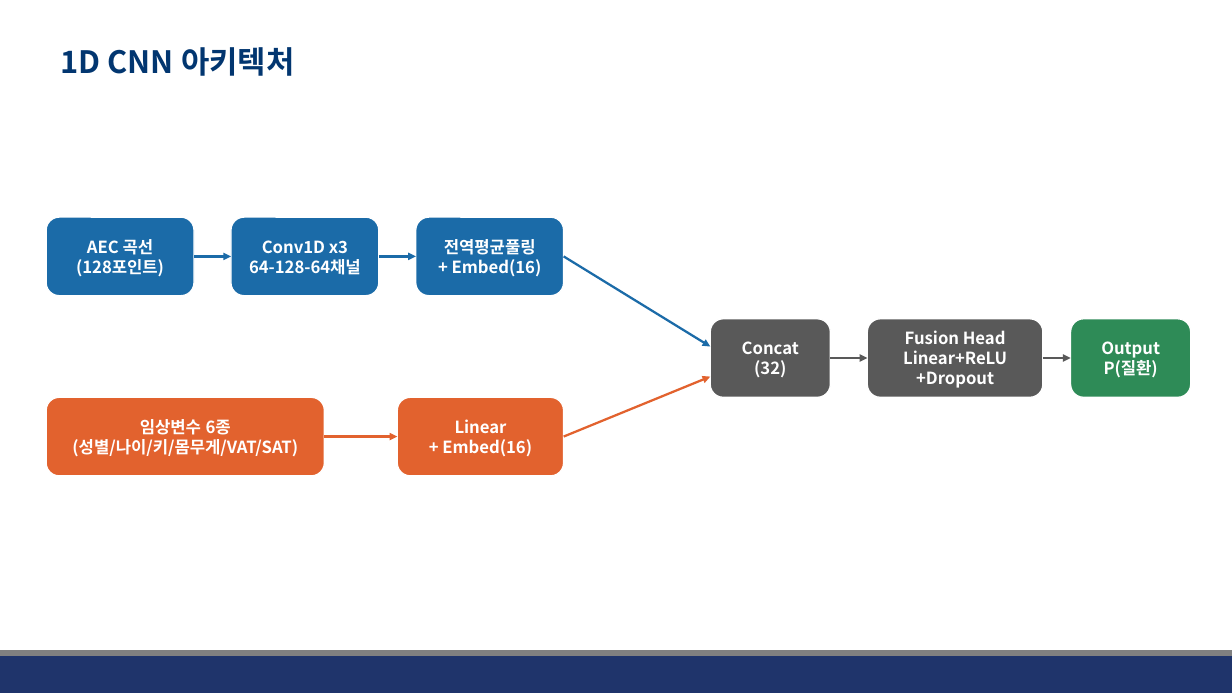
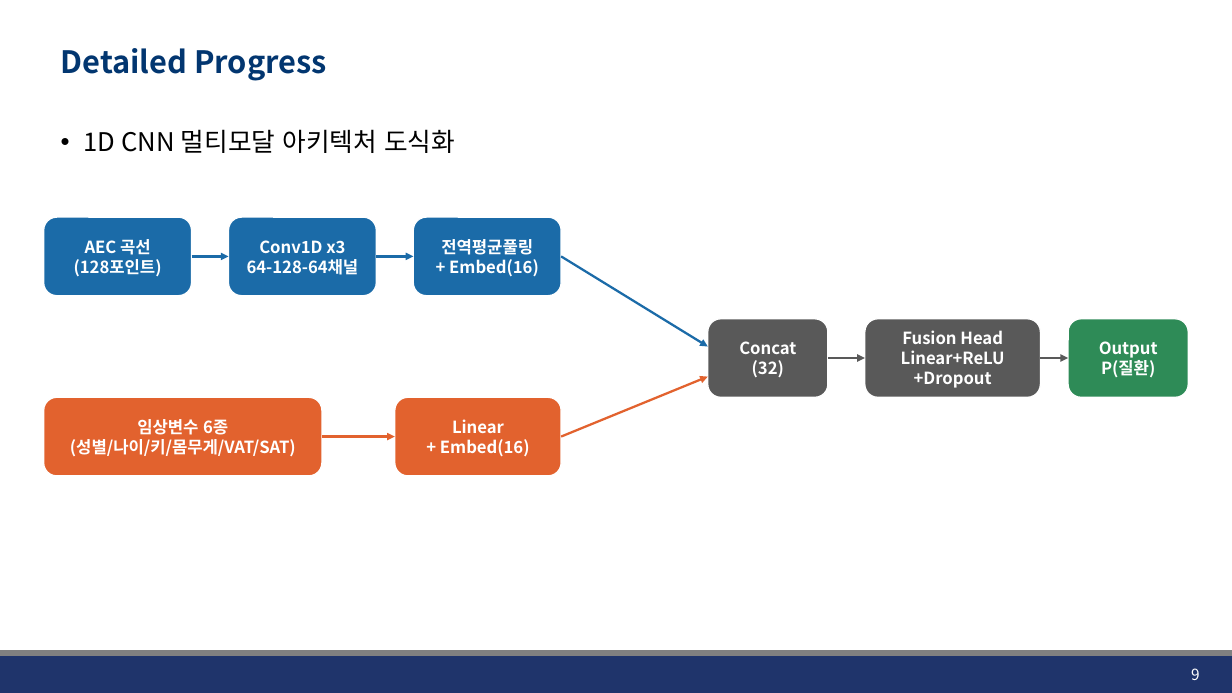
Before and after one commit to JHWannabe/Clinical_Study, a slide deck: slide 9 of docs/260904_AEC FPCA 및 1D CNN 결과 비교.pptx (slide 5 before the commit). Drawn at 1232x693 pixels with LibreOffice and Linux fonts; fonts in the diff are those of the drawing; background and template pictures are left out. Boxes give left, top, right and bottom in pixels: in the first picture for what was removed or moved away, otherwise in the second. Text is boxed around its words. In the diff, an @@ line names an element or a change of style, - is before the commit and + after.

```diff
--- a/docs/260904_AEC FPCA 및 1D CNN 결과 비교.pptx
+++ b/docs/260904_AEC FPCA 및 1D CNN 결과 비교.pptx
@@ title at (x1=61, y1=48, x2=327, y2=81): text changed @@
-1D CNN 아키텍처
+Detailed Progress
@@ text added at (x1=84, y1=129, x2=455, y2=153), 20 pt, text #000000 @@
+• 1D CNN 멀티모달 아키텍처 도식화
@@ page number added at (x1=1191, y1=668, x2=1200, y2=680), 12 pt, text #FFFFFF @@
+9
```
Also in this commit, not shown: 3 other slides changed, 6 slides added, 3 slides removed, 26 other files.
